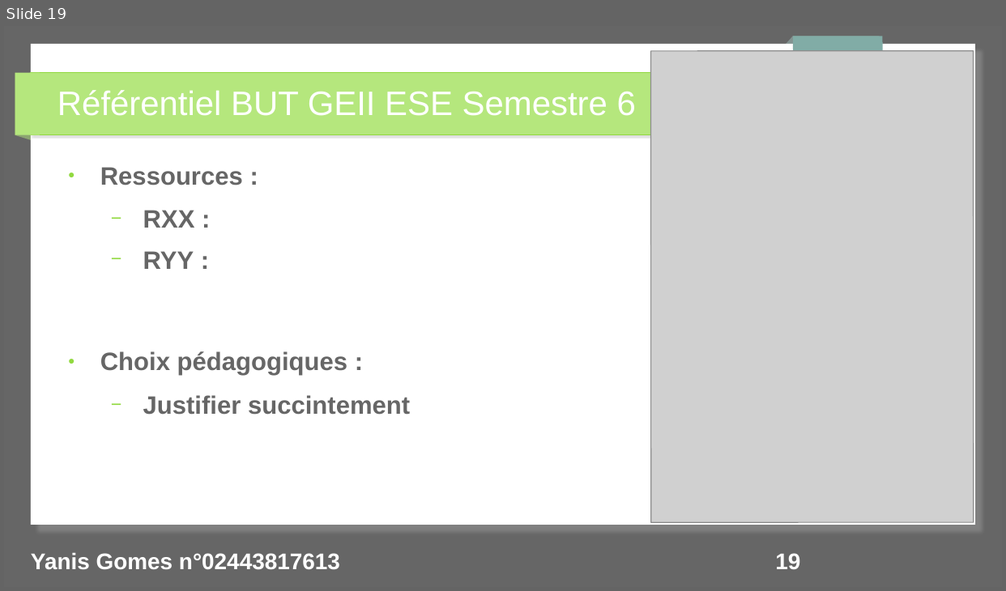
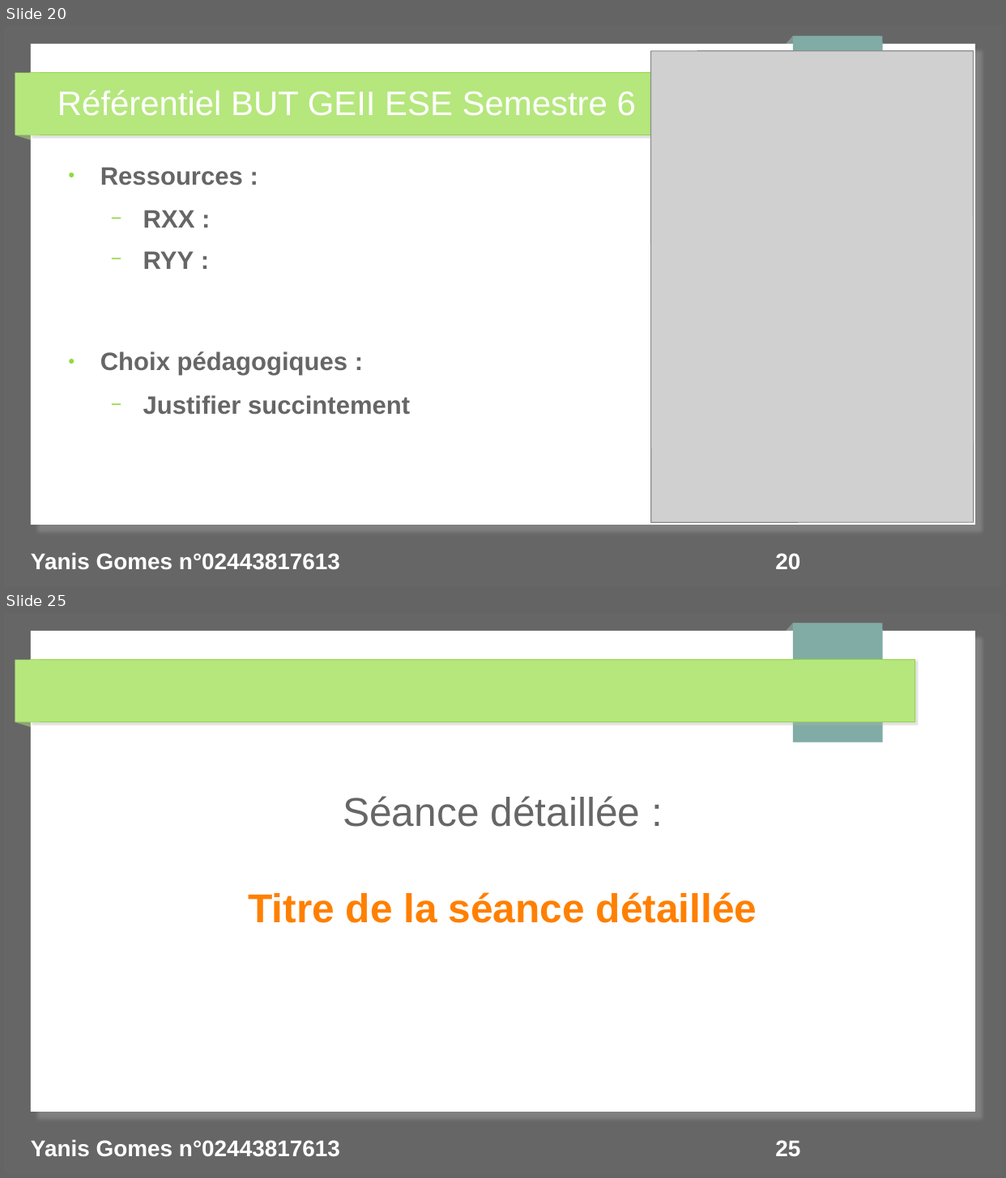
Before and after one commit to yanisgomes/agregation-sii-info, a slide deck: BUT/YANIS_GOMES_BUT_02443817613.odp. Shown one above the other, each under a label of ours: slide 19 before the commit, slides 20 and 25 after it; the slides between them are not shown. The pictures are 1006x591 and 1006x1178 pixels, drawn with LibreOffice and Linux fonts; fonts in the diff are those of the drawing; grey boxes stand for pictures. Boxes give left, top, right and bottom in pixels: in the first picture for what was removed or moved away, otherwise in the second. Text is boxed around its words. In the diff, an @@ line names an element or a change of style, - is before the commit and + after.

```diff
--- a/BUT/YANIS_GOMES_BUT_02443817613.odp
+++ b/BUT/YANIS_GOMES_BUT_02443817613.odp
@@ slide 25 added at bbox=[4, 613, 1002, 1174], background #666666; not listed: 7 template elements that a slide beside it also shows @@
@@ subtitle added at bbox=[248, 796, 757, 923], 32 pt, text #FF8000, bold @@
+Séance détaillée :
+Titre de la séance détaillée
@@ text added at bbox=[31, 1140, 340, 1157], 18 pt, text #FFFFFF, bold @@
+Yanis Gomes n°02443817613
@@ page number added at bbox=[775, 1140, 800, 1157], 18 pt, text #FFFFFF, bold @@
+25
@@ what was slide 19 is now slide 20 @@
@@ page number at bbox=[775, 553, 800, 570]: text changed @@
-19
+20
```
Also in this commit, not shown: 8 slides changed, 6 other slides added, 4 slides removed, 1 other file.
